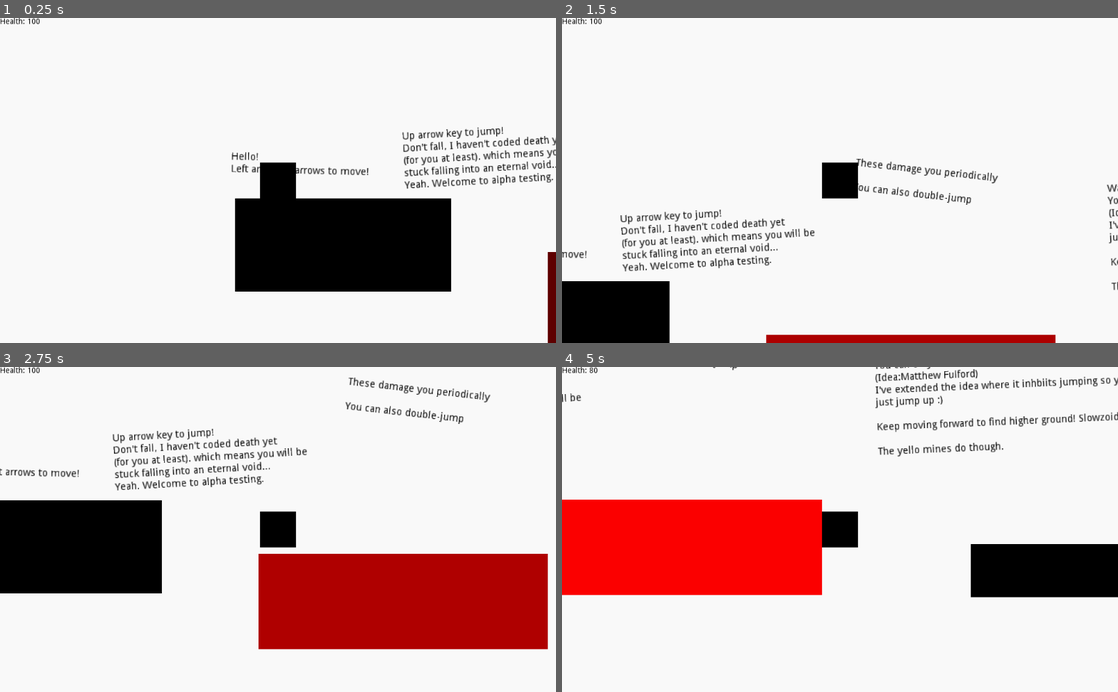
Above: before the commit, frames 1-4 (two rows, left to right).
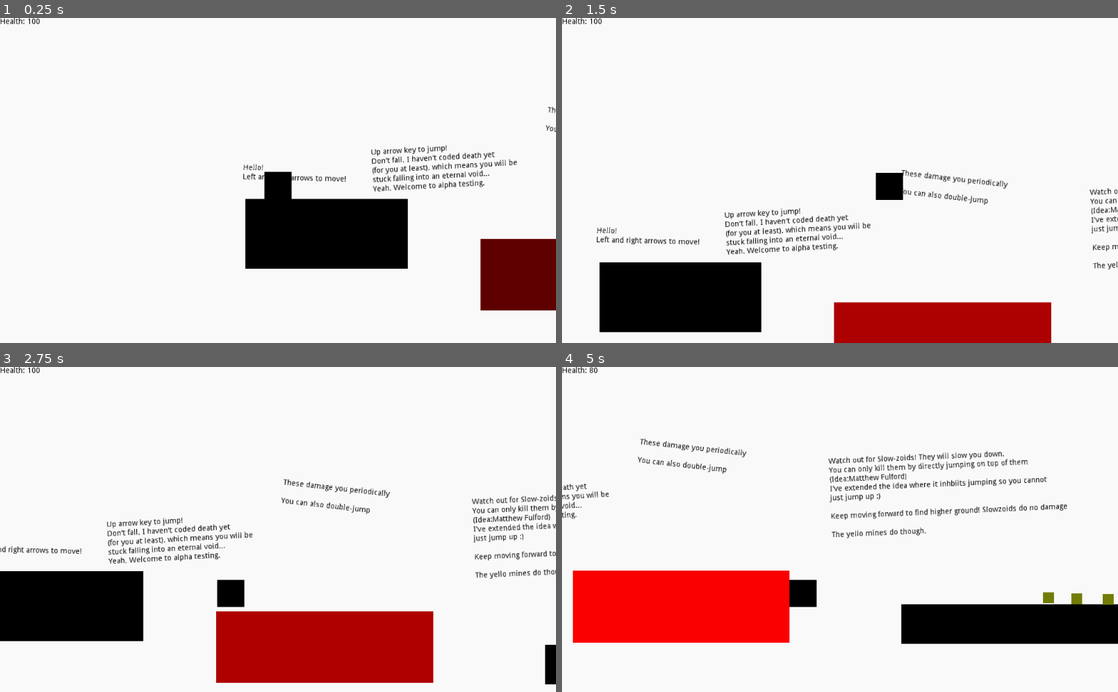
Above: after the commit, the same moments.

Repository: RavenJFelix/Square
Game: Godot game, scene res://levelz/level_0/level_0.tscn
The game is run twice, just before and just after one commit, with the same random seed, the same clock (stepped at 60 frames per second) and the same inputs.
Inputs:
- Up to frame 1 (0.25 s): no input
- Up to frame 2 (1.5 s): hold Right (ui_right) from 0.53 s (still down); tap Up (ui_up) at 0.77 s
- Up to frame 3 (2.75 s): tap Up (ui_up) at 1.52 s; release Right (ui_right) at 2.03 s; hold Left (ui_left) from 2.03 s (still down)
- Up to frame 4 (5 s): release Left (ui_left) at 2.78 s; hold Right (ui_right) 2.78-4.28 s; tap Up (ui_up) at 3.02, 3.77, 4.52 s; hold Left (ui_left) from 4.28 s (still down)

The runs differ from the first frame. In frame 1, 11% of the frame differs, in the area x 41-100%, y 27-100%; in frame 2, 15%; in frame 3, 32%, in the area x 0-100%, y 3-98%; in frame 4, 31%.

Commit message:
Improve camera experience

Diff:
--- a/entity/pc/player/player.tscn
+++ b/entity/pc/player/player.tscn
@@ -21,7 +21,7 @@
 
 [node name="Camera2D" type="Camera2D" parent="."]
 current = true
-zoom = Vector2( 0.75, 0.75 )
 limit_smoothed = true
+smoothing_enabled = true
 
 [node name="PlayerGUI" parent="." instance=ExtResource( 2 )]
